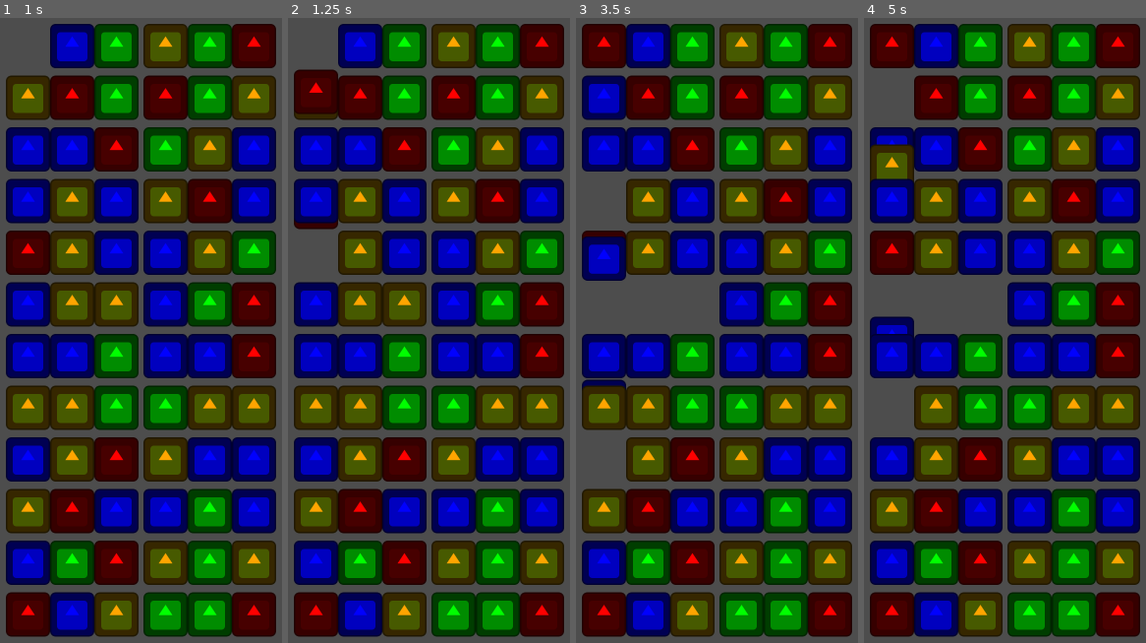
Above: before the commit, frames 1-4 (left to right).
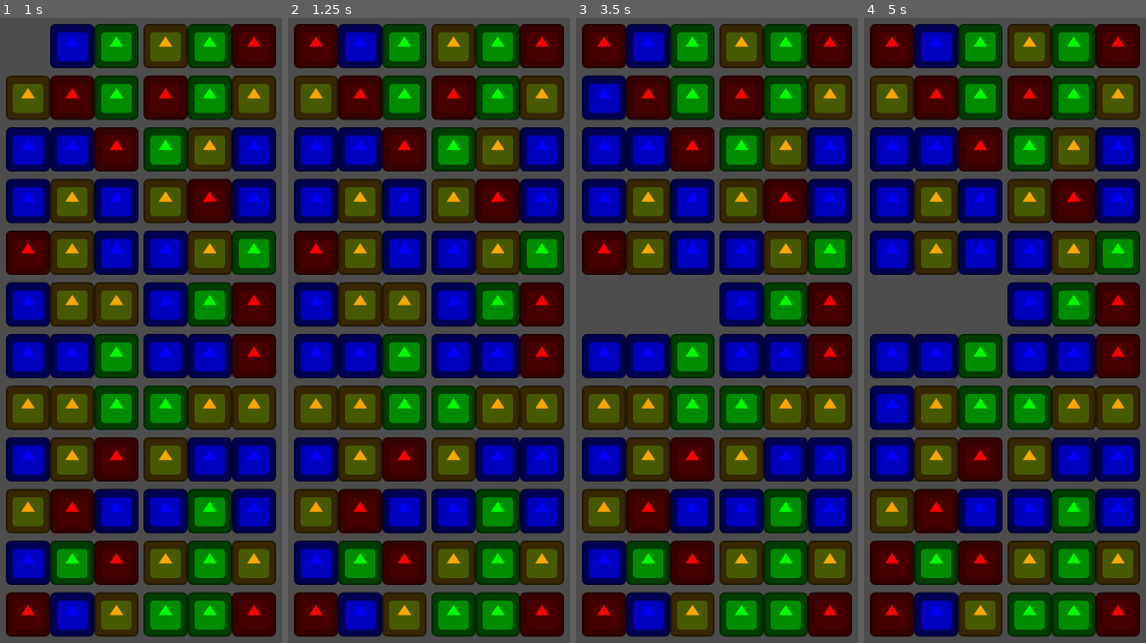
Above: after the commit, the same moments.

Repository: anielhub-guru/BoxSort
Game: Godot game, scene res://scene/UI.tscn
The game is run twice, just before and just after one commit, with the same random seed, the same clock (stepped at 60 frames per second) and the same inputs. The engine's default icon, where the game draws it, is replaced by a stand-in: a white triangle on a blue panel in a dark square.
Inputs (mouse positions are in pixels of both pictures, inside the frame that each line leads up to):
- Up to frame 1 (1 s): tap Enter at 0.5 s; drag from (28, 43) to (28, 255) at 0.52 s
- Up to frame 2 (1.25 s): no input
- Up to frame 3 (3.5 s): drag from (604, 99) to (604, 305) at 1.27 s; move the mouse to (604, 149) at 2.02 s; click (604, 149) at 2.17 s; tap Space at 2.75 s; drag from (604, 199) to (604, 461) at 2.77 s
- Up to frame 4 (5 s): drag from (892, 255) to (892, 561) at 3.52 s; drag from (892, 99) to (892, 405) at 4.27 s

Frame 1 is identical in both runs. In frame 2, 3.4% of the frame differs, in the area x 2-18%, y 0-42%; in frame 3, 3.5%; in frame 4, 5.8%, in the area x 2-18%, y 9-91%.

Commit message:
better version of last commit

Diff:
--- a/scripts/grid.gd
+++ b/scripts/grid.gd
@@ -97,10 +97,7 @@
 			attempt_swap(dragged_item, target_item, start_x, start_y, end_coords.x, end_coords.y)
 			await get_tree().create_timer(0.2).timeout
 
-			if check_for_matches():
-				pass
-			else:
-				attempt_swap(dragged_item, target_item, end_coords.x, end_coords.y, start_x, start_y)
+			check_for_matches() # Simply check for matches, don't swap back
 		else:
 			reset_item_position(dragged_item, start_x, start_y)
 	else:
